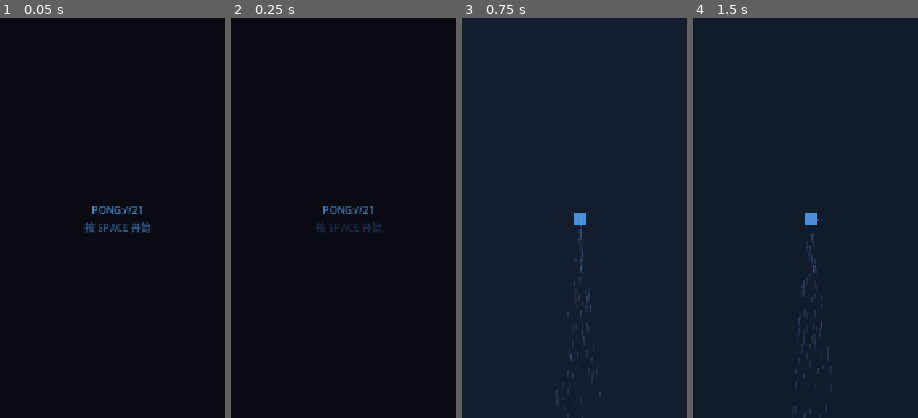
Above: before the commit, frames 1-4 (left to right).
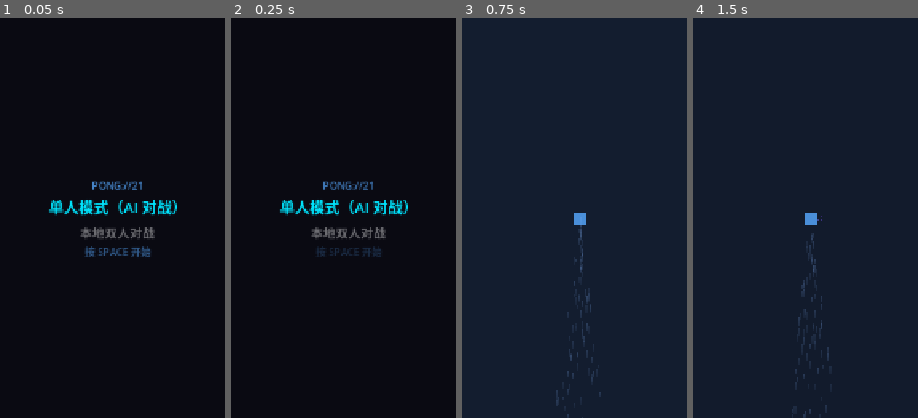
Above: after the commit, the same moments.

Repository: devvi/agent-game-test
Game: Godot game, scene res://scenes/Main.tscn
Two runs of this game, one before a commit and one after it. Both use one fixed random seed, a clock stepped at 60 frames per second and the inputs below.
Inputs (mouse positions are % of the whole screen's width and height, from its top left):
- Up to frame 1 (0.05 s): no input
- Up to frame 2 (0.25 s): no input
- Up to frame 3 (0.75 s): tap Enter (ui_accept) at 0.5 s; move the mouse to (72, 45) at 0.52 s; hold D (p1_right) from 0.53 s (still down); tap E (p1_confirm) at 0.6 s; click (72, 45) at 0.67 s
- Up to frame 4 (1.5 s): tap Enter (ui_accept) at 0.77 s; move the mouse to (30, 55) at 1.27 s; release D (p1_right) at 1.28 s; hold Down (ui_down) from 1.28 s (still down); tap Shift (p2_confirm) at 1.35 s
The pictures show only the part of the screen within x 24-74%, y 25-75%; the shares and areas given below are measured in that part.

The runs differ from the first frame. In frame 1, 2.8% of the frame differs, in the area x 21-79%, y 40-60%; in frame 2, 2.6%; in frame 3, nothing differs; in frame 4, nothing differs.

Commit message:
feat(551): title 显示双人模式入口 — Main.tscn 模式区节点补齐 + TC19 同步断言 + E2E 断言

Diff:
--- a/mini-pong/e2e_shots.json
+++ b/mini-pong/e2e_shots.json
@@ -20,7 +20,7 @@
       "_comment": "match 覆盖 gdscripts/.*\\.gd、scenes/.*\\.tscn、project\\.godot —— 本 PR 改动必然命中，L3 视觉层会被执行",
       "match": ["gdscripts/.*\\.gd", "scenes/.*\\.tscn", "project\\.godot"],
       "shots": [
-        { "name": "01_title", "state": "MENU", "theme_absent …(96 unchanged characters)… , "prop": "text", "contains": "v1.0.0" } ] },
+        { "name": "01_title", "state": "MENU", "theme_absent …(96 unchanged characters)… , "prop": "text", "contains": "v1.0.0" }, { "node": "/root/Game/StartMenu/CenterContainer/VBoxContainer/ModeSelectVBox/ModeOption2", "prop": "text", "contains": "本地双人对战" } ] },
         { "name": "02_midgame", "state": "PLAYING", "press": { "key": "enter" }, "require": { "node": "/root/GameManager", "prop": "player_score", "min": 1 }, "settle_frames": 5 },
         { "name": "03_gameover", "state": "GAME_OVER", "settle_frames": 10, "deadline_s": 300 }
       ]
--- a/mini-pong/scenes/Main.tscn
+++ b/mini-pong/scenes/Main.tscn
@@ -166,6 +166,19 @@
 font_size = 64
 modulate = Color(0.29, 0.56, 0.85, 1.0)
 
+[node name="ModeSelectVBox" type="VBoxContainer" parent="StartMenu/CenterContainer/VBoxContainer"]
+theme_override_constants/separation = 8
+
+[node name="ModeOption1" type="Label" parent="StartMenu/CenterContainer/VBoxContainer/ModeSelectVBox"]
+text = "单人模式（AI 对战）"
+horizontal_alignment = 1
+theme_override_font_sizes/font_size = 22
+
+[node name="ModeOption2" type="Label" parent="StartMenu/CenterContainer/VBoxContainer/ModeSelectVBox"]
+text = "本地双人对战"
+horizontal_alignment = 1
+theme_override_font_sizes/font_size = 22
+
 [node name="PromptLabel" type="Label" parent="StartMenu/CenterContainer/VBoxContainer"]
 text = "按 SPACE 开始"
 horizontal_alignment = 1
--- a/mini-pong/tests/test_main_scene.gd
+++ b/mini-pong/tests/test_main_scene.gd
@@ -310,6 +310,29 @@
 				_assert(abs(vl.anchor_left - ui_vl.anchor_left) < 0.001 and abs(vl.anchor_top - ui_vl.anchor_top) < 0.001,
 					"TC19-6: anchors match ui_start_menu.tscn")
 			ui_instance.queue_free()
+
+	# TC19-7..13: ModeSelect 区存在性 + 与 ui_start_menu.tscn R2 同步 (#551)
+	var mode_vbox = game.get_node_or_null("StartMenu/CenterContainer/VBoxContainer/ModeSelectVBox")
+	_assert(mode_vbox != null, "TC19-7: ModeSelectVBox exists in Main.tscn")
+	var option1 = game.get_node_or_null("StartMenu/CenterContainer/VBoxContainer/ModeSelectVBox/ModeOption1")
+	var option2 = game.get_node_or_null("StartMenu/CenterContainer/VBoxContainer/ModeSelectVBox/ModeOption2")
+	_assert(option1 != null and option1 is Label and option1.text == "单人模式（AI 对战）", "TC19-8: ModeOption1 Label with text 单人模式（AI 对战）")
+	_assert(option2 != null and option2 is Label and option2.text == "本地双人对战", "TC19-9: ModeOption2 Label with text 本地双人对战")
+	var vbox = game.get_node_or_null("StartMenu/CenterContainer/VBoxContainer")
+	if vbox and option1 and option2:
+		var children = vbox.get_children()
+		_assert(children.size() >= 3 and children[0].name == "TitleLabel" and children[1].name == "ModeSelectVBox" and children[2].name == "PromptLabel", "TC19-10: VBox child order TitleLabel < ModeSelectVBox < PromptLabel")
+	var packed = load("res://scenes/ui_start_menu.tscn")
+	if packed and mode_vbox and option1 and option2:
+		var ui_instance = packed.instantiate()
+		var ui_mv = ui_instance.get_node_or_null("CenterContainer/VBoxContainer/ModeSelectVBox")
+		var ui_o1 = ui_instance.get_node_or_null("CenterContainer/VBoxContainer/ModeSelectVBox/ModeOption1")
+		var ui_o2 = ui_instance.get_node_or_null("CenterContainer/VBoxContainer/ModeSelectVBox/ModeOption2")
+		if ui_mv and ui_o1 and ui_o2:
+			_assert(option1.get("theme_override_font_sizes/font_size") == 22 and option1.get("theme_override_font_sizes/font_size") == ui_o1.get("theme_override_font_sizes/font_size") and option2.get("theme_override_font_sizes/font_size") == 22 and option2.get("theme_override_font_sizes/font_size") == ui_o2.get("theme_override_font_sizes/font_size"), "TC19-11: ModeOption font_size == 22 matches ui_start_menu.tscn")
+			_assert(mode_vbox.get("theme_override_constants/separation") == 8 and mode_vbox.get("theme_override_constants/separation") == ui_mv.get("theme_override_constants/separation"), "TC19-12: ModeSelectVBox separation == 8 matches ui_start_menu.tscn")
+			_assert(option1.horizontal_alignment == 1 and option1.horizontal_alignment == ui_o1.horizontal_alignment and option2.horizontal_alignment == 1 and option2.horizontal_alignment == ui_o2.horizontal_alignment, "TC19-13: ModeOption horizontal_alignment == 1 matches ui_start_menu.tscn")
+		ui_instance.queue_free()
 
 	game.queue_free()
 
